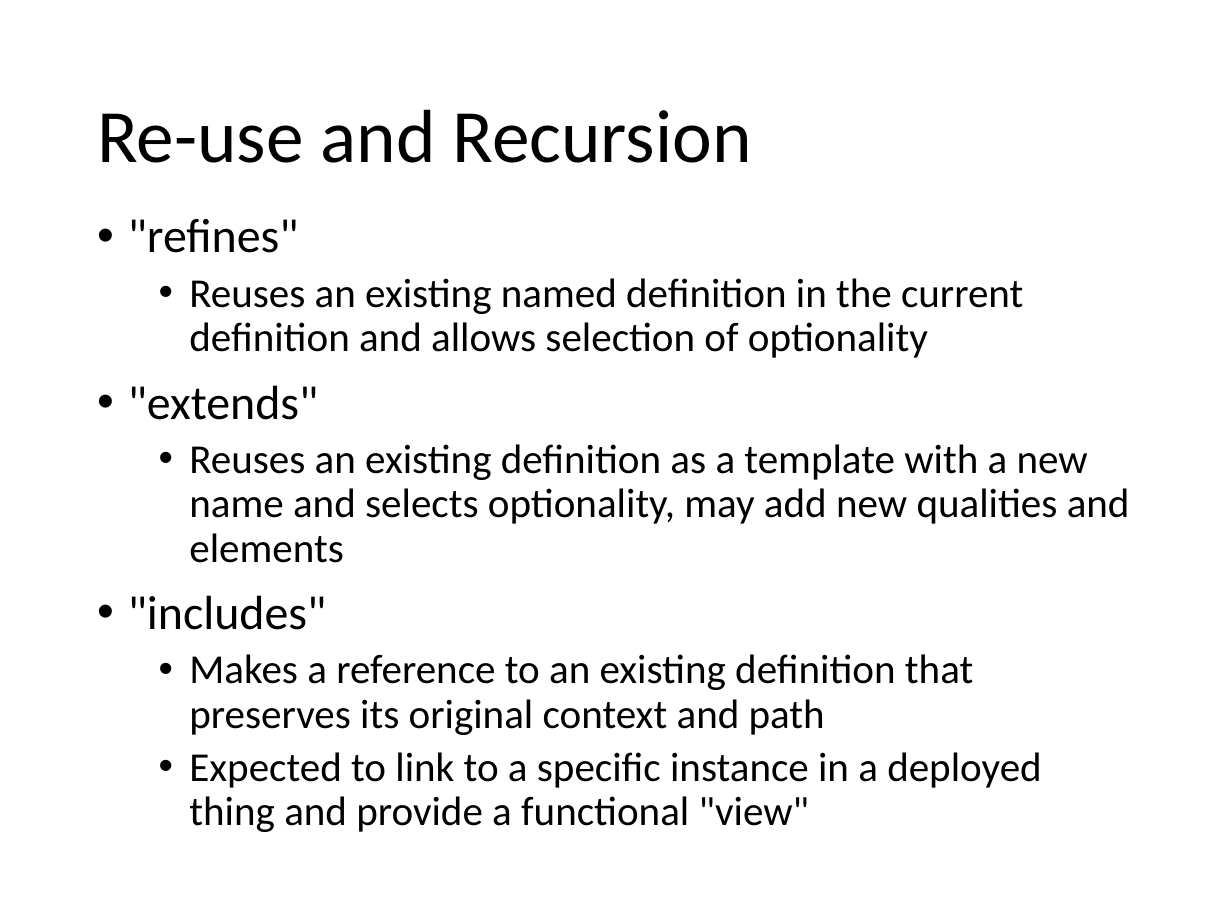
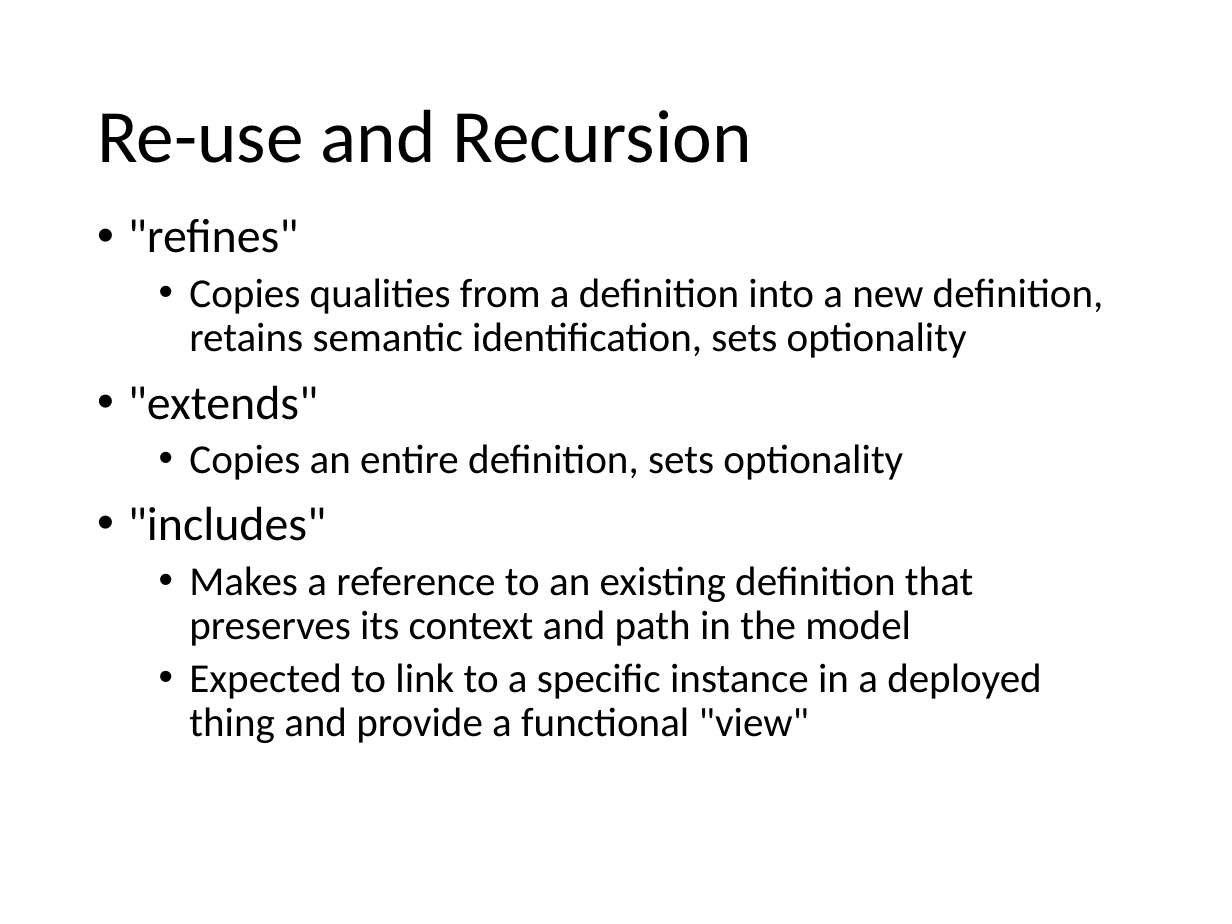
Before and after one commit to mjkoster/ODM-Examples, a slide deck: slide 8 of sdf-extensions.pptx (slide 7 before the commit). Drawn at 1232x924 pixels with LibreOffice and Linux fonts; fonts in the diff are those of the drawing. Boxes give left, top, right and bottom in pixels: in the first picture for what was removed or moved away, otherwise in the second. Text is boxed around its words. In the diff, an @@ line names an element or a change of style, - is before the commit and + after.

```diff
--- a/sdf-extensions.pptx
+++ b/sdf-extensions.pptx
@@ text at [189,278,1104,358]: text changed @@
-  • Reuses an existing named definition in the current definition and allows selection of optionality
+  • Copies qualities from a definition into a new definition, retains semantic identification, sets optionality
@@ text at [189,444,903,480]: text changed @@
-  • Reuses an existing definition as a template with a new name and selects optionality, may add new qualities and elements
+  • Copies an entire definition, sets optionality
@@ text at [189,566,973,646]: text changed @@
-  • Makes a reference to an existing definition that preserves its original context and path
+  • Makes a reference to an existing definition that preserves its context and path in the model
```
Also in this commit, not shown: 4 other slides changed, 2 slides added.
